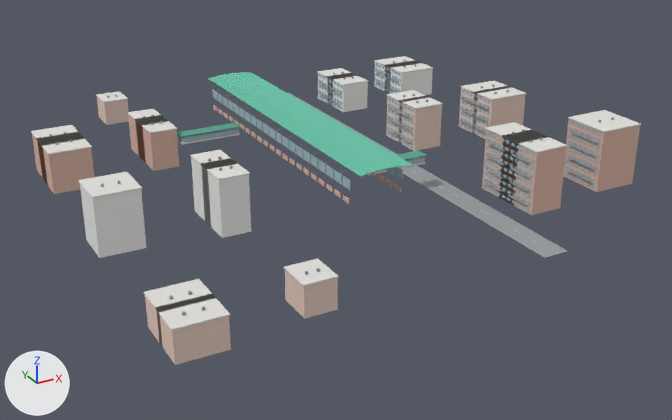
One commit to the glTF model assets/photo-stations/6.gltf: the scene before it, then after it.
Camera for both pictures: a 50 mm lens placed at (-184.0, -372.0, 163.0), pointed at (13.0, -13.0, -16.0). Lighting does not change. The marker at lower left points along +X, +Y and +Z. The older version comes first. Vertices at exactly the same position are counted once.

The first picture shows 'Station 6 photo-informed architecture and surroundings'.
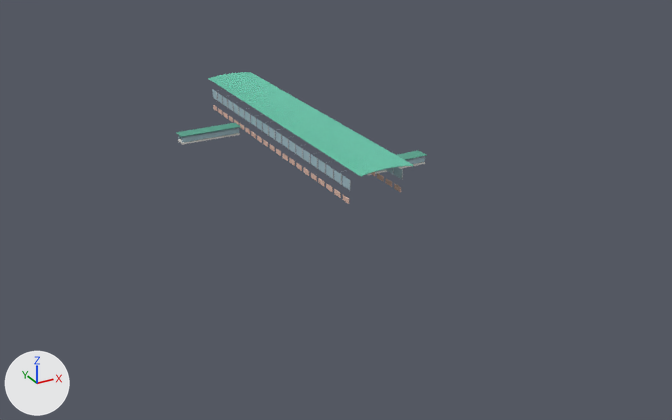
Location of each change, (x1, y1, x2, y2) in pixels of the pictures (672 x 420 px):
'Station 6 photo-informed architecture and surroundings', reshaped (59% narrower, 57% shorter): before (31, 56, 641, 365); after (176, 72, 427, 204)
part 1 of me_mesh_0, deleted: before (31, 56, 641, 365)

The change in detail:
me_mesh_0 is used by ob_station_6_photo_informed_architecture_and_surroundings; location (0.0, 0.0, 0.0).
me_mesh_0 had 9240 vertices, 13812 faces and spanned x -108.0..132.0, y -128.0..134.0, z 0.0..31.0.
me_mesh_0 now has 1568 vertices, 2304 faces and spans x -44.0..44.0, y -80.0..80.0, z 12.0..31.0.
me_mesh_0 part 1: 959 loose pieces with 7672 vertices, spanning x -108.0..132.0, y -128.0..134.0, z 0.0..30.0, are deleted.
me_mesh_0 no longer uses material mat_red (beige #d7b2a4).
me_mesh_0 no longer uses material mat_lightbrick (beige #e8cdc1).
me_mesh_0 no longer uses material mat_glassbright (pale blue #cfe6e9).
me_mesh_0 no longer uses material mat_white (white #eeefec).
me_mesh_0 no longer uses material mat_dark (grey #8e969a).
me_mesh_0 no longer uses material mat_asphalt (grey #9a9ea0).
me_mesh_0 no longer uses material mat_line (white #f1f0e9).
me_mesh_0 no longer uses material mat_blueroof (pale blue #b4cdd5).
me_mesh_0 no longer uses material mat_shade (grey #b7bcb8).
